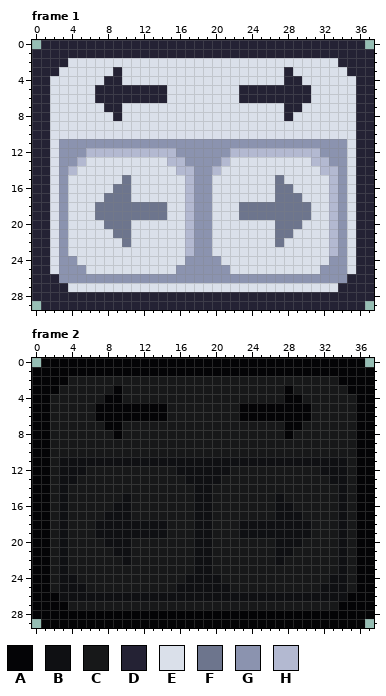
Pixel-art file, stored at Assets/Sprites/ButtonUI/recorder-input.aseprite. Above: the version before the commit.
38x30 pixels, 2 frames. Colours within 5 levels of each other are drawn and written as one. Shown: frame 1, frame 2.
Palette (. is transparent): A #040406  B #0f1013  C #171819  D #242234  E #dae0ea  F #6d758d  G #8b93af  H #b3b9d1
Once edited:
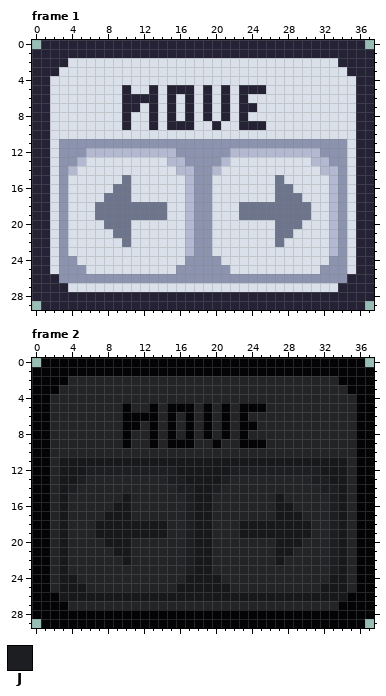
Colours new in this view: J #1d1e22
What changed:
layer "Layer 3" added
colour B: #0f1013 -> #171819
colour C: #171819 -> #232426
Frame 1, layer "Layer 2":
y 3: x 9 D -> E; x 28 D -> E
y 4: x 8..9 DD -> EE; x 28..29 DD -> EE
y 5: x 7..9 DDD -> EEE; x 11..12 DD -> EE; x 14..17 DEEE -> EDDD; x 19 E -> D; x 21 E -> D; x 26..30 DDDDD -> EEEEE
y 6: x 7..9 DDD -> EEE; x 14..15 DE -> ED; x 17 E -> D; x 19 E -> D; x 21 E -> D; x 24..30 DDDDDDD -> EEEEEEE
y 7: x 8..11 DDEE -> EEDD; x 13 E -> D; x 15 E -> D; x 17 E -> D; x 19 E -> D; x 21 E -> D; x 23..24 EE -> DD; x 28..29 DD -> EE
y 8: x 9..10 DE -> ED; x 13 E -> D; x 15 E -> D; x 17 E -> D; x 19 E -> D; x 21 E -> D; x 23 E -> D; x 28 D -> E
y 9: x 10 E -> D; x 13 E -> D; x 15..17 EEE -> DDD; x 20 E -> D; x 23..25 EEE -> DDD
Frame 2, layer "Layer 3":
y 3: x 9 A -> C; x 28 A -> C
y 4: x 8..9 AA -> CC; x 28..29 AA -> CC
y 5: x 7..9 AAA -> CCC; x 11..12 AA -> CC; x 14..17 ACCC -> CAAA; x 19 C -> A; x 21 C -> A; x 26..30 AAAAA -> CCCCC
y 6: x 7..9 AAA -> CCC; x 14..15 AC -> CA; x 17 C -> A; x 19 C -> A; x 21 C -> A; x 24..30 AAAAAAA -> CCCCCCC
y 7: x 8..11 AACC -> CCAA; x 13 C -> A; x 15 C -> A; x 17 C -> A; x 19 C -> A; x 21 C -> A; x 23..24 CC -> AA; x 28..29 AA -> CC
y 8: x 9..10 AC -> CA; x 13 C -> A; x 15 C -> A; x 17 C -> A; x 19 C -> A; x 21 C -> A; x 23 C -> A; x 28 A -> C
y 9: x 10 C -> A; x 13 C -> A; x 15..17 CCC -> AAA; x 20 C -> A; x 23..25 CCC -> AAA
y 12: x 6..15 CCCCCCCCCC -> JJJJJJJJJJ; x 22..31 CCCCCCCCCC -> JJJJJJJJJJ
y 13: x 5 C -> J; x 15..16 CC -> JJ; x 21 C -> J; x 31..32 CC -> JJ
y 14: x 4 C -> J; x 16..17 CC -> JJ; x 20 C -> J; x 32..33 CC -> JJ
y 15..23: x 17 C -> J; x 33 C -> J
